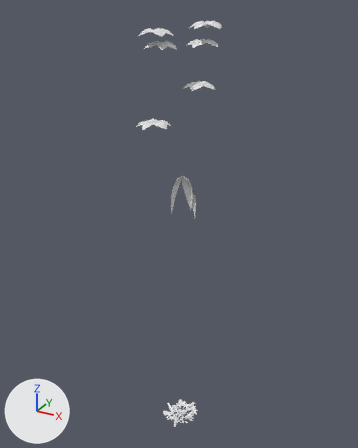
Before and after pictures for a commit that changed the OBJ model game/assets/models/plants/SM_Plant_StranglerFigEnveloping_Leaf.obj.
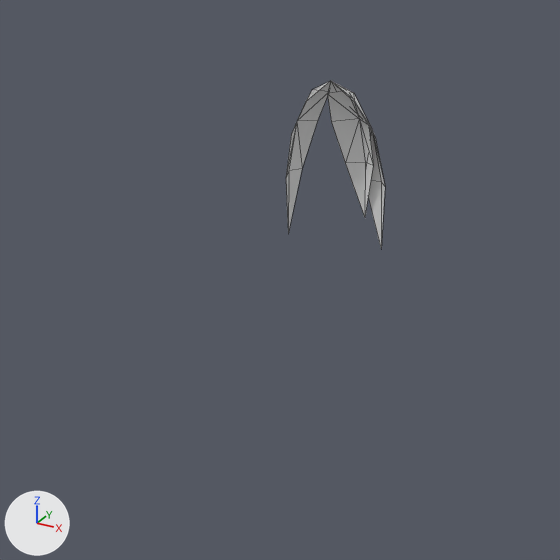
Each version is shown whole from a 50 mm camera at (13.52, -24.99, 27.91) aimed at (-0.75, 0.95, 14.94), then close up on the part from 27% to 67% of the width and 35% to 66% of the height. The axes (+X, +Y, +Z) are drawn at lower left. The lights are the same throughout. The last two pictures show the newer version. The close-ups show mesh edges as thin lines. Where no turn or scale is listed for an object, it has been applied to the vertices. Vertices at exactly the same position are counted once.

Objects in the first close-up: 'SM_Plant_StranglerFigEnveloping_Leaf'.
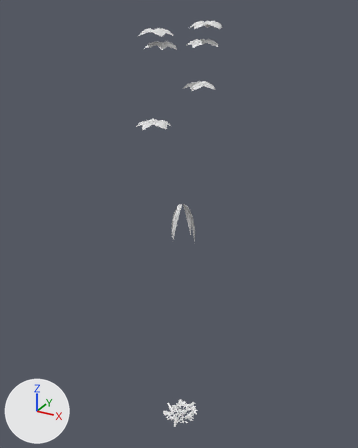
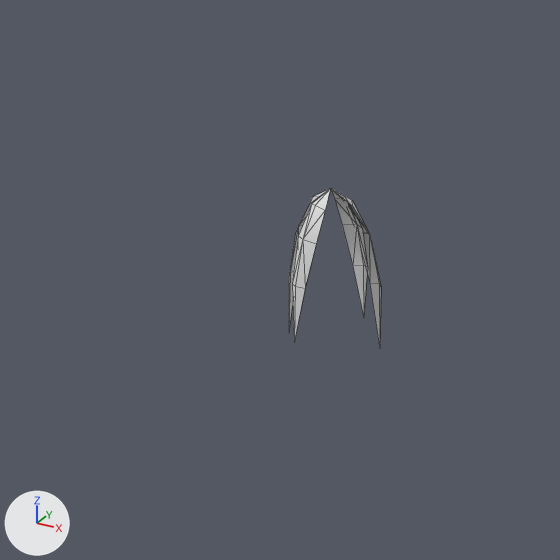
Changed parts and their boxes [x1, y1, x2, y2] in the close-ups (560 x 560 px):
'SM_Plant_StranglerFigEnveloping_Leaf', reshaped (7% narrower): before [286, 81, 385, 247]; after [289, 188, 381, 346]

Edits to the bpy script that builds the scene:
```text
Change me_sm_plant_stranglerfigenveloping_leaf:
    used by ob_sm_plant_stranglerfigenveloping_leaf; location = (0.0, 0.0, 0.0)
    remove me_sm_plant_stranglerfigenveloping_leaf.from_pydata(...)  # 791 vertices, 548 faces; spans x -2.7..1.7, y -1.9..2.7, z -0.1..27.2
    add me_sm_plant_stranglerfigenveloping_leaf.from_pydata(...)  # 801 vertices, 560 faces; spans x -2.7..1.7, y -1.9..2.7, z -0.1..27.2
    me_sm_plant_stranglerfigenveloping_leaf part 1
    7 vertices in x -0.7..0.6, y 0.0..0.7, z 15.7..18.6 move by (0.0, 0.0, -1.8)
    3 vertices in x 0.5..0.7, y 0.5..0.6, z 16.8..17.1 move by (-0.1, 0.0, -1.7)
    3 vertices in x -0.9..0.3, y 0.2..0.6, z 15.8..17.1 move by (0.0, 0.0, -1.7)
    18 vertices move from x -0.8..0.6, y -0.2..0.6, z 16.8..18.4 to x -0.8..0.5, y -0.1..0.6, z 15.1..16.6
    10 vertices are added at x -0.4..0.1, y -0.7..-0.2, z 14.4..16.6
    12 new faces join them
```
